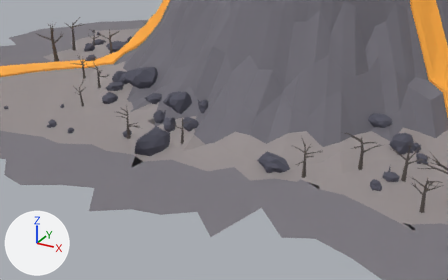
The glTF model assets/island_volcano.glb, before and after one commit.
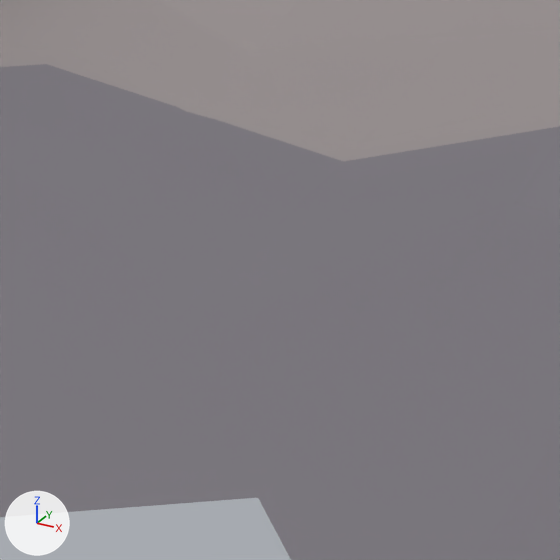
Old and new are each drawn from a 50 mm camera at (434.0, -1269.0, 428.0) aimed at (20.0, -515.0, 52.0) and again close up on the part from 37% to 52% of the width and 54% to 78% of the height. The lights are fixed; the arrows at lower left show +X, +Y and +Z. The first two pictures are the older version.

Names of what the first close-up shows: 'Volcano_Base'.
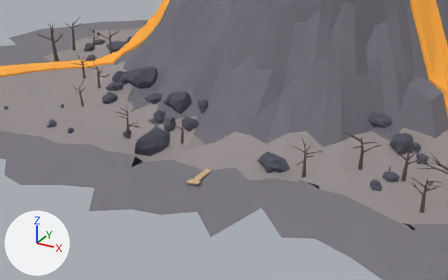
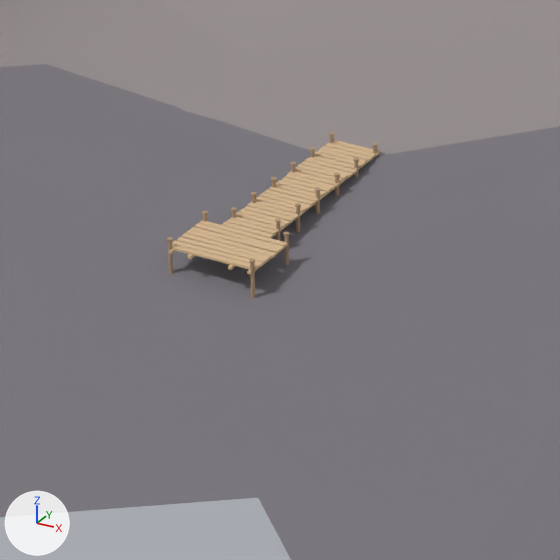
The edits, one by one:
Material 'M_VolPost' (mat_m_volpost) is new.
Its base color is (0.455, 0.31, 0.19) (beige #b49779).
Its roughness is 1.0.
Material 'M_VolPlank' (mat_m_volplank) is new.
Its base color is (0.69, 0.49, 0.29) (beige #d8ba93).
Its roughness is 1.0.
Mesh me_volcano_dock_posts is new.
It has 432 vertices, 712 faces and spans x -9.1..9.1, y -578.4..-527.0, z -6.0..4.1.
It uses material mat_m_volpost (beige #b49779).
Mesh me_volcano_dock_planks is new.
It has 312 vertices, 468 faces and spans x -9.2..9.2, y -578.5..-526.5, z 1.4..2.4.
It uses material mat_m_volplank (beige #d8ba93).
Object 'Volcano_Dock_Posts' (ob_volcano_dock_posts) is new; it shows me_volcano_dock_posts.
Its location is (0.0, 0.0, 0.0).
Object 'Volcano_Dock_Planks' (ob_volcano_dock_planks) is new; it shows me_volcano_dock_planks.
Its location is (0.0, 0.0, 0.0).

Pixel boxes [x1, y1, x2, y2] of what changed, in the close-ups (560 x 560 px):
'Volcano_Dock_Planks', added (beige): after [168, 140, 380, 275]
'Volcano_Dock_Posts', added: after [167, 132, 378, 298]
